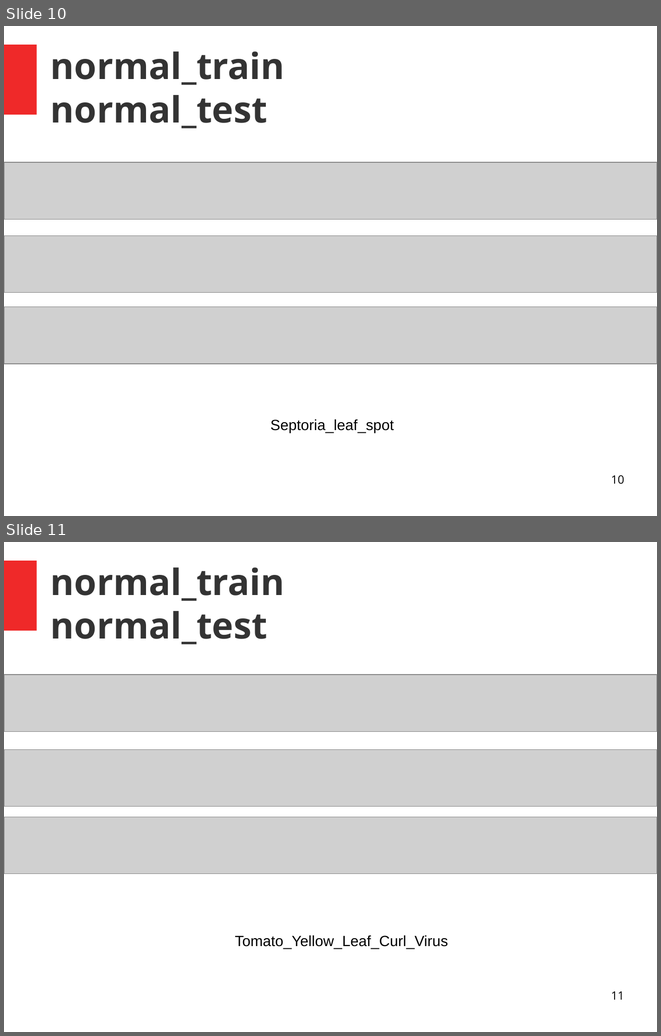
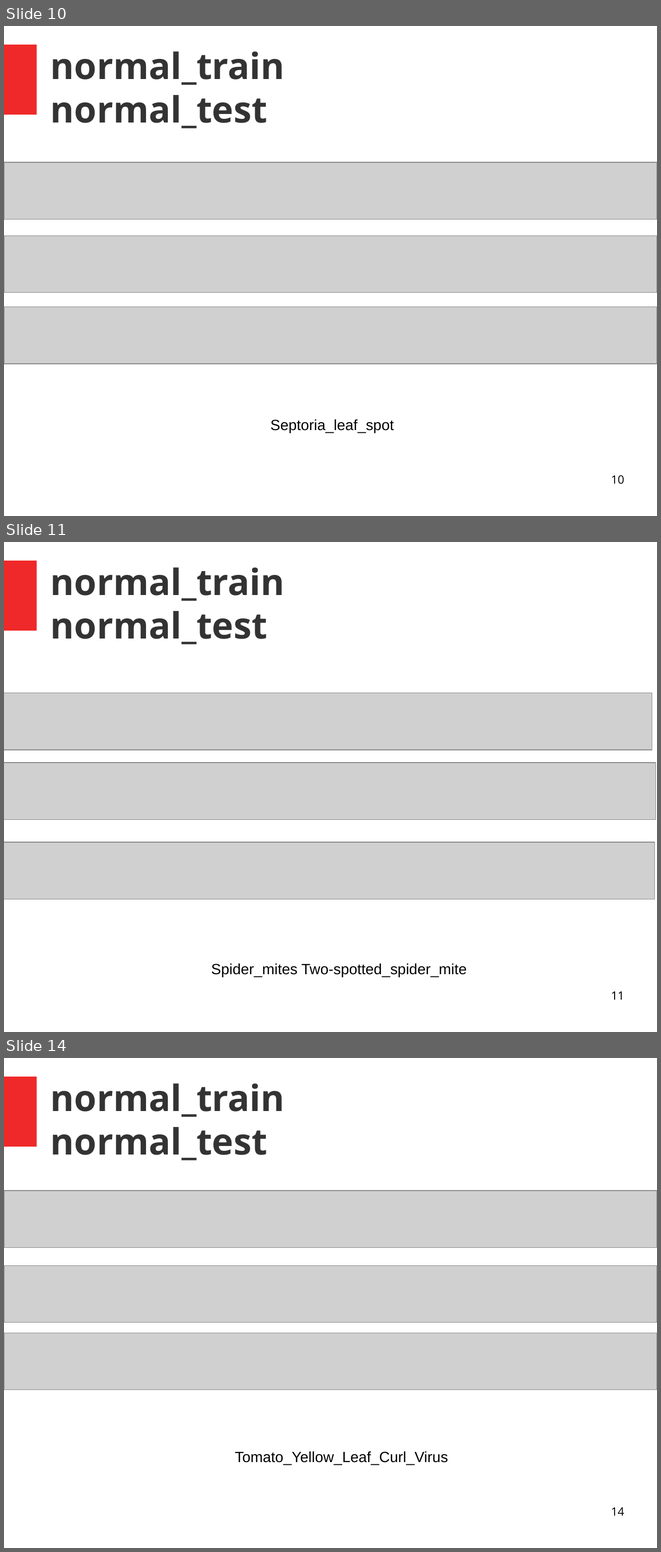
Before and after one commit to jarvis0/tomato-diseases, a slide deck: DL/model_evaluations/normal_train/normal_train.odp. Shown one above the other, each under a label of ours: slides 10 and 11 before the commit, slides 10, 11 and 14 after it; the slides between them are not shown. The pictures are 661x1036 and 661x1552 pixels, drawn with LibreOffice and Linux fonts; fonts in the diff are those of the drawing; grey boxes stand for pictures. Boxes give left, top, right and bottom in pixels: in the first picture for what was removed or moved away, otherwise in the second. Text is boxed around its words. In the diff, an @@ line names an element or a change of style, - is before the commit and + after.

Commit message:
presentation

```diff
--- a/DL/model_evaluations/normal_train/normal_train.odp
+++ b/DL/model_evaluations/normal_train/normal_train.odp
@@ slide 11 added at (4, 542, 657, 1032), background #FFFFFF; not listed: 1 template element that a slide beside it also shows @@
@@ title added at (51, 567, 285, 644), 44 pt, text #333333, bold @@
+normal_train
+normal_test
@@ picture added at (4, 693, 652, 750) @@
@@ picture added at (4, 762, 656, 819) @@
@@ picture added at (4, 842, 655, 899) @@
@@ text added at (211, 963, 467, 977), 18 pt, text #000000 @@
+Spider_mites Two-spotted_spider_mite
@@ page number added at (611, 991, 624, 999), 14 pt, text #000000 @@
+11
@@ what was slide 11 is now slide 14 @@
@@ page number at (611, 1507, 624, 1515): text changed @@
-11
+14
```
Also in this commit, not shown: 5 other slides added, 3 other files.
